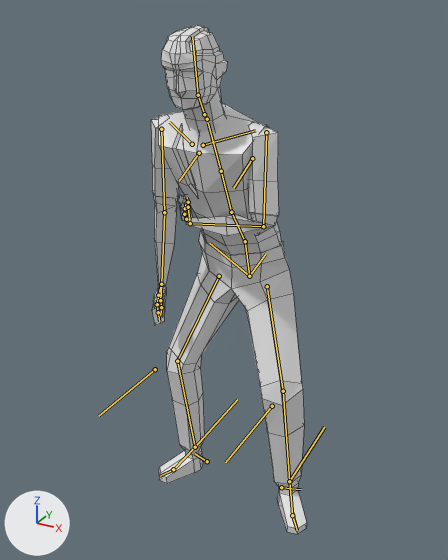
An edit to the Blender file salemstalker/Assets/3D/charatermodel/revenant.blend, drawn before and after from the same camera.
One viewpoint serves both versions: a camera (50 mm lens) standing at (0.912, -1.783, 1.78) and looking at (0.007, -0.138, 0.957). The lights are fixed; the arrows at lower left show +X, +Y and +Z. Both versions are drawn at frame 49 of the action 'metarigAction.004'; the numbers are the values there. The bones that bend it are drawn over the model as lines. Mesh edges are drawn as thin lines.

In view in the first picture: 'arms', 'body', 'head'.
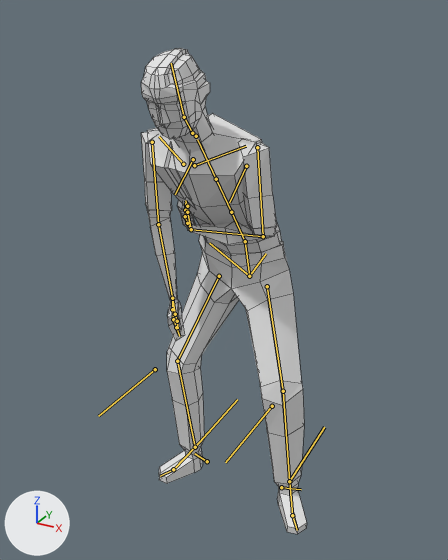
Where the change shows, as pixel boxes [x1, y1, x2, y2] in the pictures (448 x 560 px):
'body', posed (7% wider)
    before: [158, 104, 307, 534]
    after: [147, 114, 307, 534]
'arms', posed (6% wider)
    before: [151, 118, 279, 326]
    after: [141, 132, 277, 341]
'head', posed (10% wider)
    before: [161, 25, 227, 133]
    after: [141, 48, 214, 154]
bone 'spine.002', root to tip
    before: (231, 212) to (221, 171)
    after: (231, 212) to (216, 179)
bone 'upper_arm.L', root to tip
    before: (161, 129) to (164, 212)
    after: (152, 142) to (158, 224)
bone 'forearm.L', root to tip
    before: (164, 212) to (161, 284)
    after: (158, 224) to (172, 298)

Patch to the scene script:
```diff
--- a/salemstalker/Assets/3D/charatermodel/revenant.blend.py
+++ b/salemstalker/Assets/3D/charatermodel/revenant.blend.py
@@ bone_spine_002 @@
 bone_spine_002 = bpy.data.objects['metarig'].pose.bones['spine.002']  # child of 'spine.001'
-bone_spine_002.rotation_quaternion = (1.0, 0.0, 0.0, 0.0)  # degrees (0, 0, 0)
+bone_spine_002.rotation_quaternion = (0.995, 0.103, 0.0, 0.0)  # degrees (12, 0, 0)
@@ bone_upper_arm_l @@
 bone_upper_arm_l = bpy.data.objects['metarig'].pose.bones['upper_arm.L']  # child of 'shoulder.L'
-bone_upper_arm_l.rotation_quaternion = (0.954, 0.085, 0.055, -0.282)  # degrees (8, 9, -32)
+bone_upper_arm_l.rotation_quaternion = (0.936, 0.045, 0.075, -0.341)  # degrees (2, 10, -40)
@@ bone_forearm_l @@
 bone_forearm_l = bpy.data.objects['metarig'].pose.bones['forearm.L']  # child of 'upper_arm.L'
-bone_forearm_l.rotation_quaternion = (1.0, 0.0, 0.0, 0.0)  # degrees (0, 0, 0)
+bone_forearm_l.rotation_quaternion = (0.993, 0.101, 0.002, -0.061)  # degrees (12, 1, -7)
```
